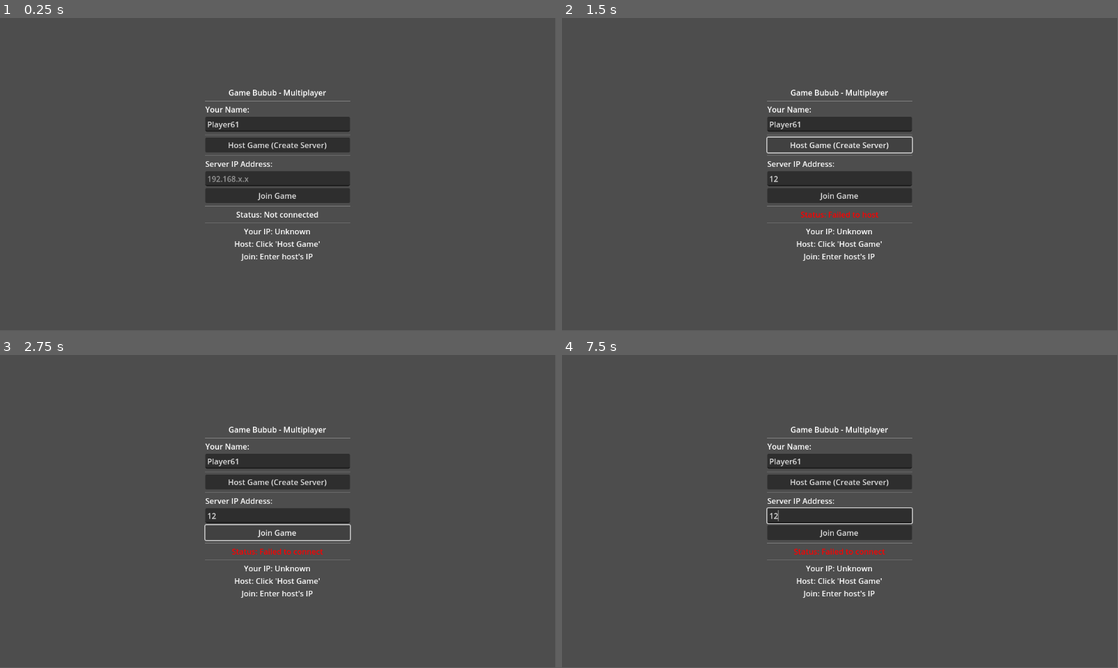
Above: before the commit, frames 1-4 (two rows, left to right).
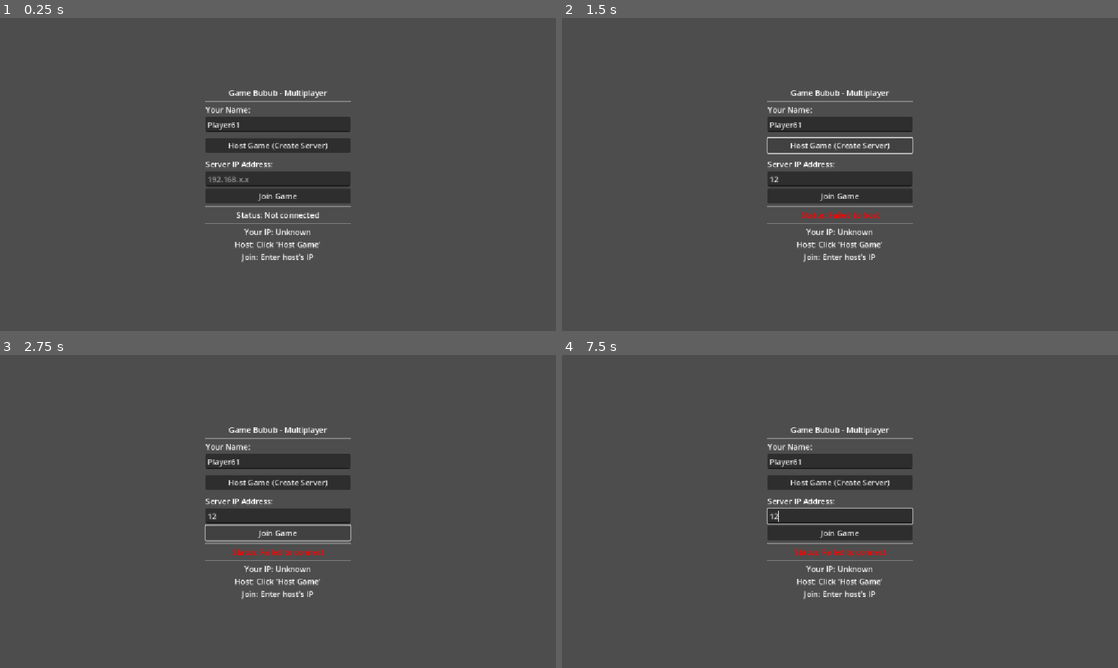
Above: after the commit, the same moments.

Repository: davput/gametest
Game: Godot game, scene res://scenes/multiplayer_menu.tscn
The game is run twice, just before and just after one commit, with the same random seed, the same clock (stepped at 60 frames per second) and the same inputs.
Inputs (mouse positions are in pixels of both pictures, inside the frame that each line leads up to):
- Up to frame 1 (0.25 s): no input
- Up to frame 2 (1.5 s): click (840, 177) at 0.52 s; type "12" at 0.6 s; click "Host Game (Create Server)" at 1.25 s
- Up to frame 3 (2.75 s): click "Join Game" at 2 s
- Up to frame 4 (7.5 s): move the mouse to (962, 495) at 2.77 s; hold D (move_right) 2.78-3.5 s; click (962, 495) at 2.92 s; tap W (move_up) at 3.02, 6.02 s; drag from (728, 527) to (812, 574) at 3.52 s; move the mouse to (895, 442) at 4.27 s; hold A (move_left) 4.28-5 s; drag from (812, 574) to (673, 464) at 5.02 s; move the mouse to (1006, 558) at 5.77 s; hold D (move_right) 5.78-6.5 s; drag from (673, 464) to (756, 433) at 6.52 s; move the mouse to (867, 511) at 7.27 s; hold D (move_right) from 7.28 s (still down); click (867, 511) at 7.42 s
In our replay, the window is 799x449 before the commit and 800x450 after it. These sizes can differ from the game's own. Grey fills any space a smaller window leaves; there, only what the larger window draws over its background counts as a difference.

The runs differ from the first frame. In frame 1, 1.9% of the frame differs, in the area x 36-64%, y 22-78%; in frame 2, 2.1%; in frame 3, 2.1%; in frame 4, 2.1%.

Commit message:
penbaruan

Diff:
--- a/project.godot
+++ b/project.godot
@@ -18,6 +18,10 @@
 [autoload]
 
 NetworkManager="*res://scripts/network_manager.gd"
+
+[display]
+
+window/stretch/mode="canvas_items"
 
 [input]
 
--- a/scenes/player_multiplayer.tscn
+++ b/scenes/player_multiplayer.tscn
@@ -1,6 +1,7 @@
-[gd_scene load_steps=3 format=3 uid="uid://dpvq8c6k7xhqd"]
+[gd_scene load_steps=4 format=3 uid="uid://dpvq8c6k7xhqd"]
 
 [ext_resource type="Script" path="res://scripts/player_multiplayer.gd" id="1_player_mp"]
+[ext_resource type="Texture2D" uid="uid://b3gm7yp7f3xjy" path="res://icon.svg" id="2_icon"]
 
 [sub_resource type="CircleShape2D" id="CircleShape2D_mp"]
 radius = 30.0
@@ -13,7 +14,8 @@
 
 [node name="Sprite2D" type="Sprite2D" parent="."]
 modulate = Color(0.4, 0.7, 1, 1)
-scale = Vector2(0.5, 0.5)
+texture = ExtResource("2_icon")
+scale = Vector2(0.25, 0.25)
 
 [node name="Camera2D" type="Camera2D" parent="."]
 zoom = Vector2(2, 2)
--- a/scripts/multiplayer_menu.gd
+++ b/scripts/multiplayer_menu.gd
@@ -40,7 +40,7 @@
 
 		# Start game
 		await get_tree().create_timer(1.0).timeout
-		get_tree().change_scene_to_file("res://scenes/world.tscn")
+		get_tree().change_scene_to_file("res://scenes/world_multiplayer.tscn")
 	else:
 		status_label.text = "Status: Failed to host"
 		status_label.add_theme_color_override("font_color", Color.RED)
@@ -64,7 +64,7 @@
 		# Wait for connection
 		await get_tree().create_timer(2.0).timeout
 		if multiplayer.multiplayer_peer and multiplayer.multiplayer_peer.get_connection_status() == MultiplayerPeer.CONNECTION_CONNECTED:
-			get_tree().change_scene_to_file("res://scenes/world.tscn")
+			get_tree().change_scene_to_file("res://scenes/world_multiplayer.tscn")
 		else:
 			status_label.text = "Status: Connection failed"
 			status_label.add_theme_color_override("font_color", Color.RED)
Renamed: scenes/world.tscn -> scenes/world_multiplayer.tscn
Not shown, changed: .github/workflows/android-export.yml
Not shown, added: GITHUB_ACTIONS_FIX.md
